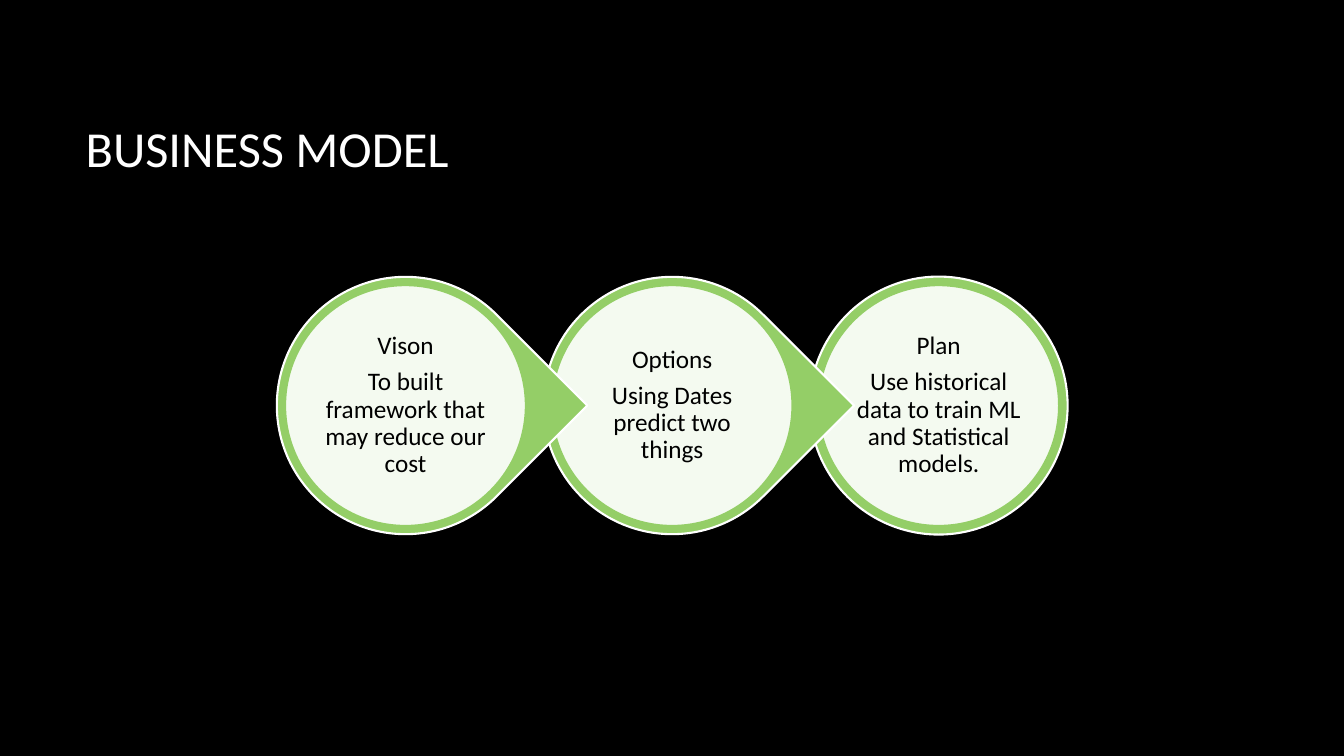
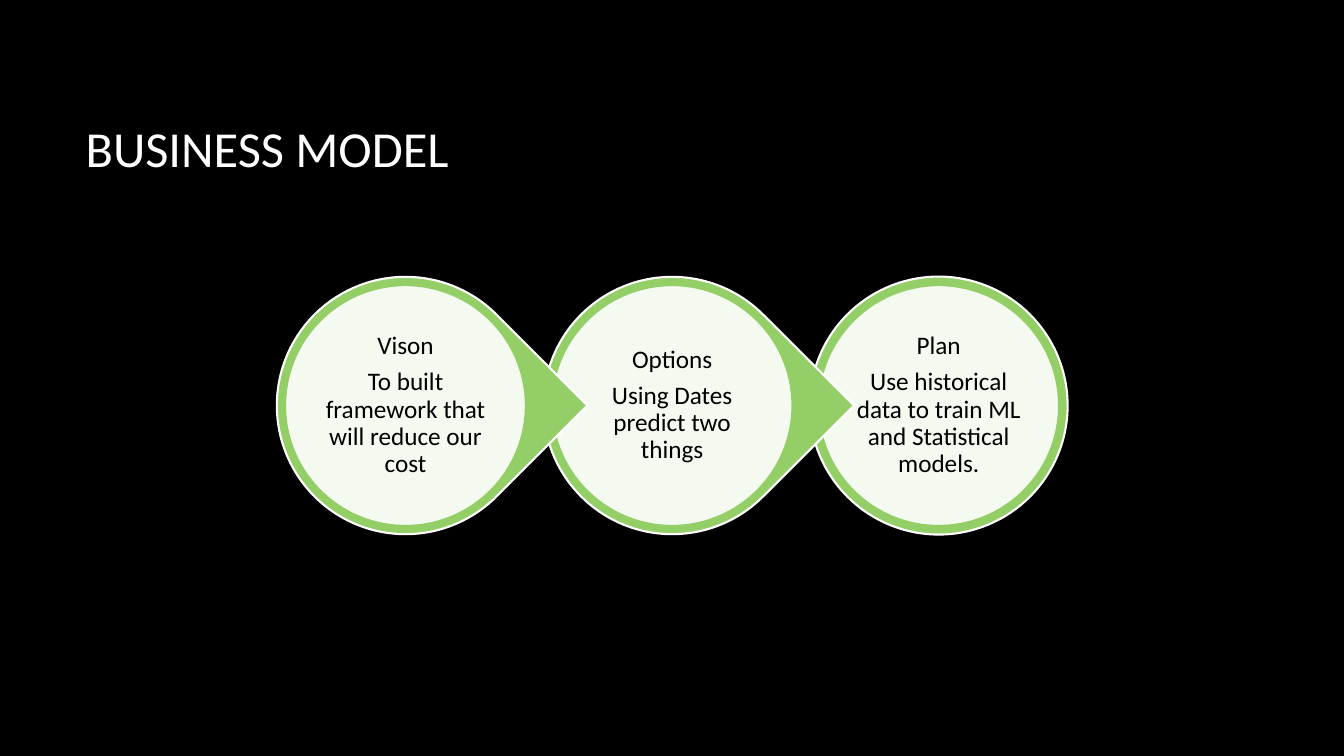
Before and after one commit to Siraj1munir/IBA-Hackathon2019, a slide deck: slide 1 of Hackthon(Presentation_Pitch).pptx (slide 3 before the commit). Drawn at 1344x756 pixels with LibreOffice and Linux fonts; fonts in the diff are those of the drawing; background and template pictures are left out. Boxes give left, top, right and bottom in pixels: in the first picture for what was removed or moved away, otherwise in the second. Text is boxed around its words. In the diff, an @@ line names an element or a change of style, - is before the commit and + after.

Commit message:
Presentation Pitch (Version 2)
Presentation Pitch (Version 2)

```diff
--- a/Hackthon(Presentation_Pitch).pptx
+++ b/Hackthon(Presentation_Pitch).pptx
@@ text at [326,372,485,472]: text changed @@
-To built framework that may reduce our cost
+To built framework that will reduce our cost
```
Also in this commit, not shown: 2 slides added, 2 slides removed.
